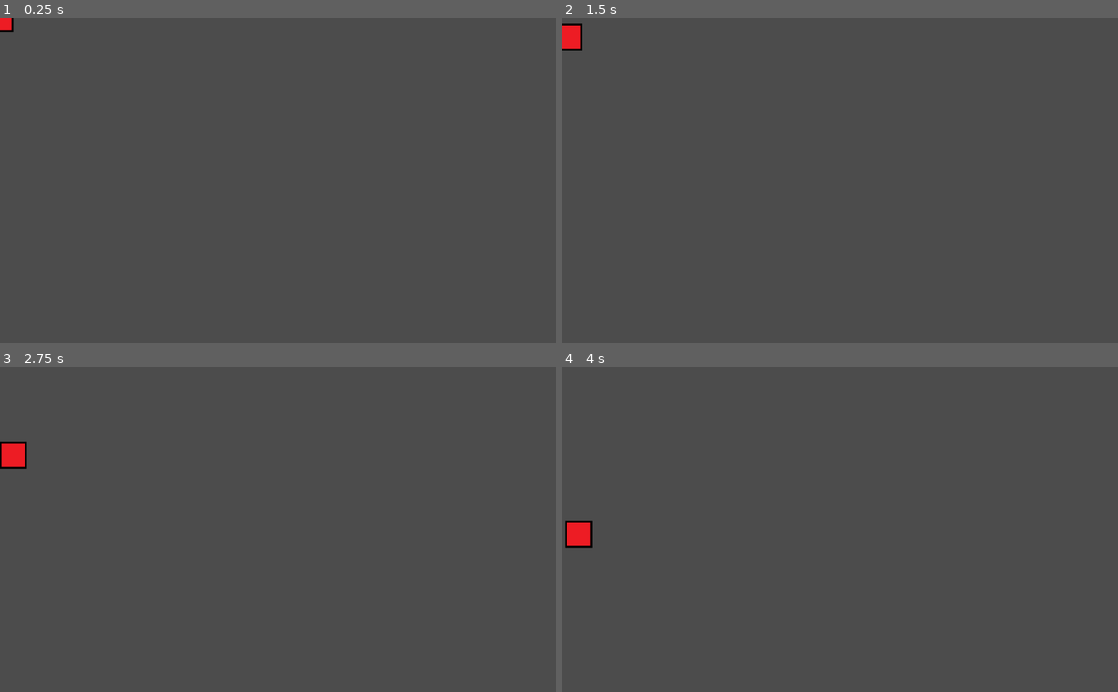
Above: before the commit, frames 1-4 (two rows, left to right).
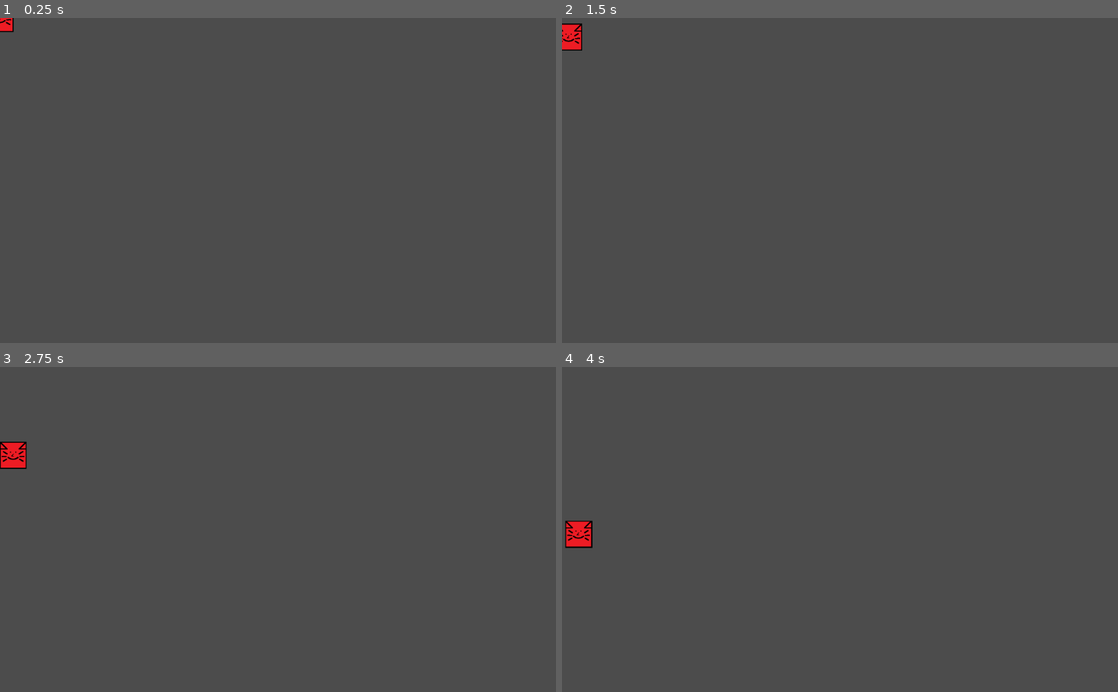
Above: after the commit, the same moments.

Repository: Pyro569/Stranded-in-the-Sewers
Game: Godot game, scene res://Game.tscn
Two runs of this game, one before a commit and one after it. Both use one fixed random seed, a clock stepped at 60 frames per second and the inputs below. Before the commit the project starts from res://MainScene.tscn.
Inputs:
- Up to frame 1 (0.25 s): no input
- Up to frame 2 (1.5 s): tap Enter at 0.5 s; hold D (move_right) 0.53-1.28 s; hold S (move_down) from 1.28 s (still down)
- Up to frame 3 (2.75 s): release S (move_down) at 2.03 s; hold D (move_right) from 2.03 s (still down)
- Up to frame 4 (4 s): release D (move_right) at 2.78 s; hold W (move_up) 2.78-3.53 s; hold A (move_left) from 3.53 s (still down)

The runs differ from the first frame. In frame 1, less than 0.1% of the frame differs, in the area x 0-3%, y 0-5%; in frame 2, 0.1%; in frame 3, 0.1%; in frame 4, 0.1%, in the area x 0-6%, y 47-56%.

Commit message:
Added New Scene
--Cool Patch Notes

Diff:
--- a/Assets/Scripts/Player.gd
+++ b/Assets/Scripts/Player.gd
@@ -29,10 +29,6 @@
 	elif velocity.x < 0:
 		velocity.x += 0.5 #FRICTION!!!!!
 
-	print("X velocity: " + String(velocity.x))
-	print("Y velocity: " + String(velocity.y))
-	print("Framerate: " + String(1/frameLength))
-
 	position += velocity * frameLength
 	position.x = clamp(position.x, 0, screen_size.x)
 	position.y = clamp(position.y, 0, screen_size.y)
--- /dev/null
+++ b/Game.tscn
@@ -0,0 +1,40 @@
+[gd_scene load_steps=5 format=2]
+
+[ext_resource path="res://Assets/Images/Unused/Cat.png" type="Texture" id=1]
+[ext_resource path="res://Assets/Scripts/Player.gd" type="Script" id=2]
+
+[sub_resource type="SpriteFrames" id=1]
+animations = [ {
+"frames": [ ExtResource( 1 ), ExtResource( 1 ) ],
+"loop": true,
+"name": "up",
+"speed": 5.0
+}, {
+"frames": [ ExtResource( 1 ), ExtResource( 1 ) ],
+"loop": true,
+"name": "walk",
+"speed": 5.0
+} ]
+
+[sub_resource type="RectangleShape2D" id=2]
+extents = Vector2( 25, 25 )
+
+[node name="Game" type="Node"]
+
+[node name="Player" type="Node" parent="."]
+
+[node name="Area2D" type="Area2D" parent="Player"]
+script = ExtResource( 2 )
+
+[node name="AnimatedSprite" type="AnimatedSprite" parent="Player/Area2D"]
+scale = Vector2( 0.5, 0.5 )
+frames = SubResource( 1 )
+animation = "walk"
+
+[node name="CollisionShape2D" type="CollisionShape2D" parent="Player/Area2D"]
+shape = SubResource( 2 )
+
+[node name="Level" type="Node" parent="."]
+
+[node name="TileMap" type="TileMap" parent="Level"]
+format = 1
--- a/MainScene.tscn
+++ /dev/null
@@ -1,36 +0,0 @@
-[gd_scene load_steps=5 format=2]
-
-[ext_resource path="res://Assets/Images/Player/RedSquare.png" type="Texture" id=1]
-[ext_resource path="res://Assets/Scripts/Player.gd" type="Script" id=3]
-
-[sub_resource type="SpriteFrames" id=1]
-animations = [ {
-"frames": [ ExtResource( 1 ), ExtResource( 1 ) ],
-"loop": true,
-"name": "up",
-"speed": 5.0
-}, {
-"frames": [ ExtResource( 1 ), ExtResource( 1 ) ],
-"loop": true,
-"name": "walk",
-"speed": 5.0
-} ]
-
-[sub_resource type="RectangleShape2D" id=2]
-extents = Vector2( 15, 16 )
-
-[node name="Player" type="Area2D"]
-script = ExtResource( 3 )
-__meta__ = {
-"_edit_group_": true
-}
-
-[node name="AnimatedSprite" type="AnimatedSprite" parent="."]
-scale = Vector2( 0.5, 0.5 )
-frames = SubResource( 1 )
-animation = "walk"
-
-[node name="CollisionShape2D" type="CollisionShape2D" parent="."]
-shape = SubResource( 2 )
-
-[connection signal="body_entered" from="." to="." method="_on_Player_body_entered"]
--- a/project.godot
+++ b/project.godot
@@ -11,7 +11,7 @@
 [application]
 
 config/name="Untitled-Fireboy-and-Watergirl-Clone"
-run/main_scene="res://MainScene.tscn"
+run/main_scene="res://Game.tscn"
 config/icon="res://Assets/Images/Unused/icon.png"
 
 [gui]
